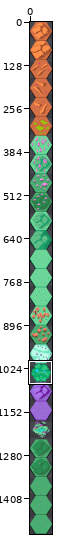
Sprite sheet -- tilesets-hexarealm.png. Above: a wide view before the commit, with the close-up outlined.
Close-up. The starting point:
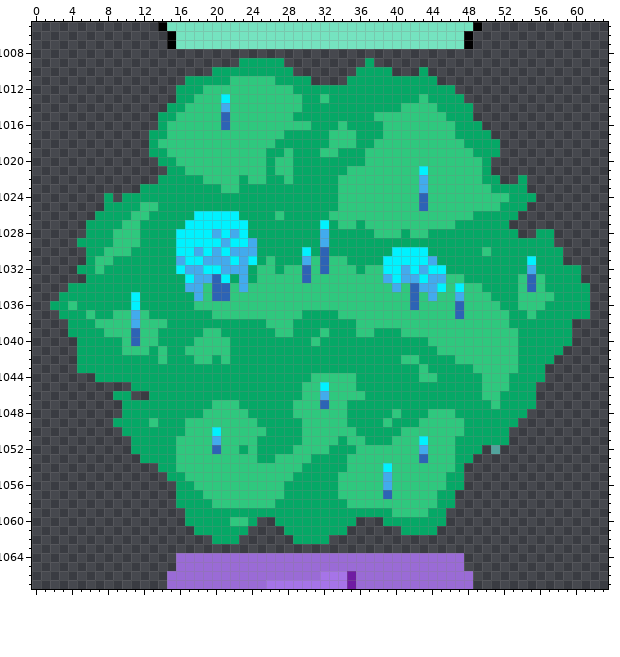
The file is 64x1512 pixels. Colours within 5 levels of each other are drawn and written as one. Shown: x 0..63, y 1005..1067.
And afterwards:
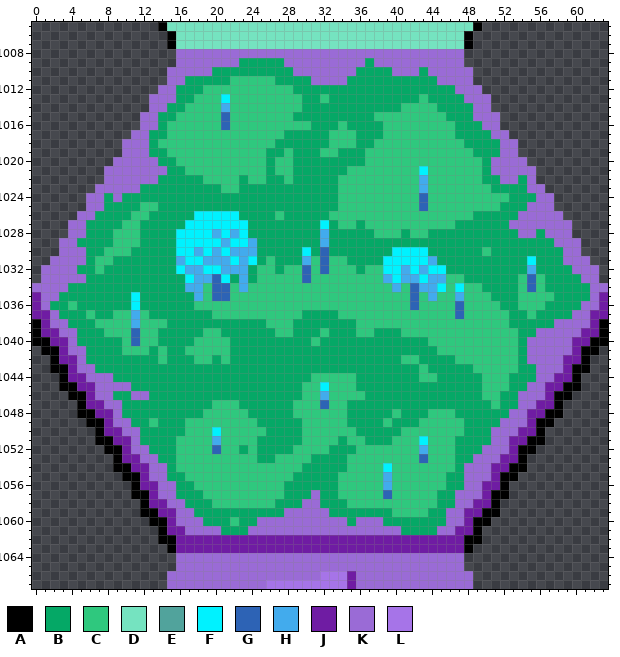
Palette (. is transparent): A #000000  B #05a866  C #2fc87e  D #75e3c0  E #51a39c  F #00f2ff  G #2d63b5  H #42abed  J #6f1ca3  K #9a6bd6  L #a674e8
Diff:
Changed rows in their new state; - is an unchanged pixel.
first column x 0:
1008 ----------------KKKKKKKKKKKKKKKKKKKKKKKKKKKKKKKK----------------
1009 ----------------KKKKKKK-----KKKKKKKKK-KKKKKKKKKK----------------
1010 ---------------KKKKK---------KKKKKKK----KKK-KKKKK---------------
1011 ---------------KK--------------KKKK----------KKKK---------------
1012 --------------KK-------------------------------KKK--------------
1013 -------------KKK--------------------------------KKK-------------
1014 -------------KK----------------------------------KK-------------
1015 ------------KK-----------------------------------KKK------------
1016 ------------KK------------------------------------KK------------
1017 -----------KK--------------------------------------KK-----------
1018 ----------KKK---------------------------------------KK----------
1019 ----------KKK---------------------------------------KK----------
1020 ---------KKKKK-------------------------------------KKKK---------
1021 --------KKKKKKK------------------------------------KKKKK--------
1022 --------KKKKKK--------------------------------------KK-K--------
1023 -------KKKKK-------------------------------------------KK-------
1024 ------KK-K----------------------------------------------KK------
1025 ------KK-----------------------------------------------KKK------
1026 -----KK-----------------------------------------------KKKKK-----
1027 ----KK-----------------------------------------------KKKKKKK----
1028 ----KK------------------------------------------------KK-KKK----
1029 ---KK-----------------------------------------------------KKK---
1030 ---KKK-----------------------------------------------------KK---
1031 --KKKK-----------------------------------------------------KKK--
1032 -KKKK-------------------------------------------------------KKK-
1033 -KKKKK-------------------------------------------------------KK-
1034 KKKK----------------------------------------------------------KK
1035 JKK-----------------------------------------------------------KJ
1036 JK-----------------------------------------------------------KKJ
1037 JJK---------------------------------------------------------KKJJ
1038 AJKK------------------------------------------------------KKKKJA
1039 AJJKK---------------------------------------------------KKKKKJJA
1040 AAJJK--------------------------------------------------KKKKKJJAA
1041 -AAJKK-------------------------------------------------KKKKKJAA-
1042 --AJJK-------------------------------------------------KKKKJJA--
1043 --AAJKK-------------------------------------------------KKKJAA--
1044 ---AJJKKK-----------------------------------------------KKJJA---
1045 ---AAJJKKKK--------------------------------------------KKJJAA---
1046 ----AAJKK--KK-----------------------------------------KKKJAA----
1047 -----AJJKK--------------------------------------------KKJJA-----
1048 -----AAJJK-------------------------------------------KKJJAA-----
1049 ------AAJKK-----------------------------------------KKKJAA------
1050 -------AJJKK---------------------------------------KKKJJA-------
1051 -------AAJJK---------------------------------------KKJJAA-------
1052 --------AAJKK-------------------------------------KKKJAA--------
1053 ---------AJJKK-----------------------------------KKKJJA---------
1054 ---------AAJJKK---------------------------------KKKJJAA---------
1055 ----------AAJKK---------------------------------KKKJAA----------
1056 -----------AJJKK--------------------------------KKJJA-----------
1057 -----------AAJKK---------------K---------------KKKJAA-----------
1058 ------------AJJKK-------------KK---------------KKJJA------------
1059 ------------AAJJKK----------KKKKK-------------KKJJAA------------
1060 -------------AAJKKK----B-KKKKKKKKKK-KKK-------KKJAA-------------
1061 --------------AJJKKKK---KKKKKKKKKKKKKKKKK----KKJJA--------------
1062 --------------AAJJJJJJJJJJJJJJJJJJJJJJJJJJJJJJJJAA--------------
1063 ---------------AJJJJJJJJJJJJJJJJJJJJJJJJJJJJJJJJA---------------
